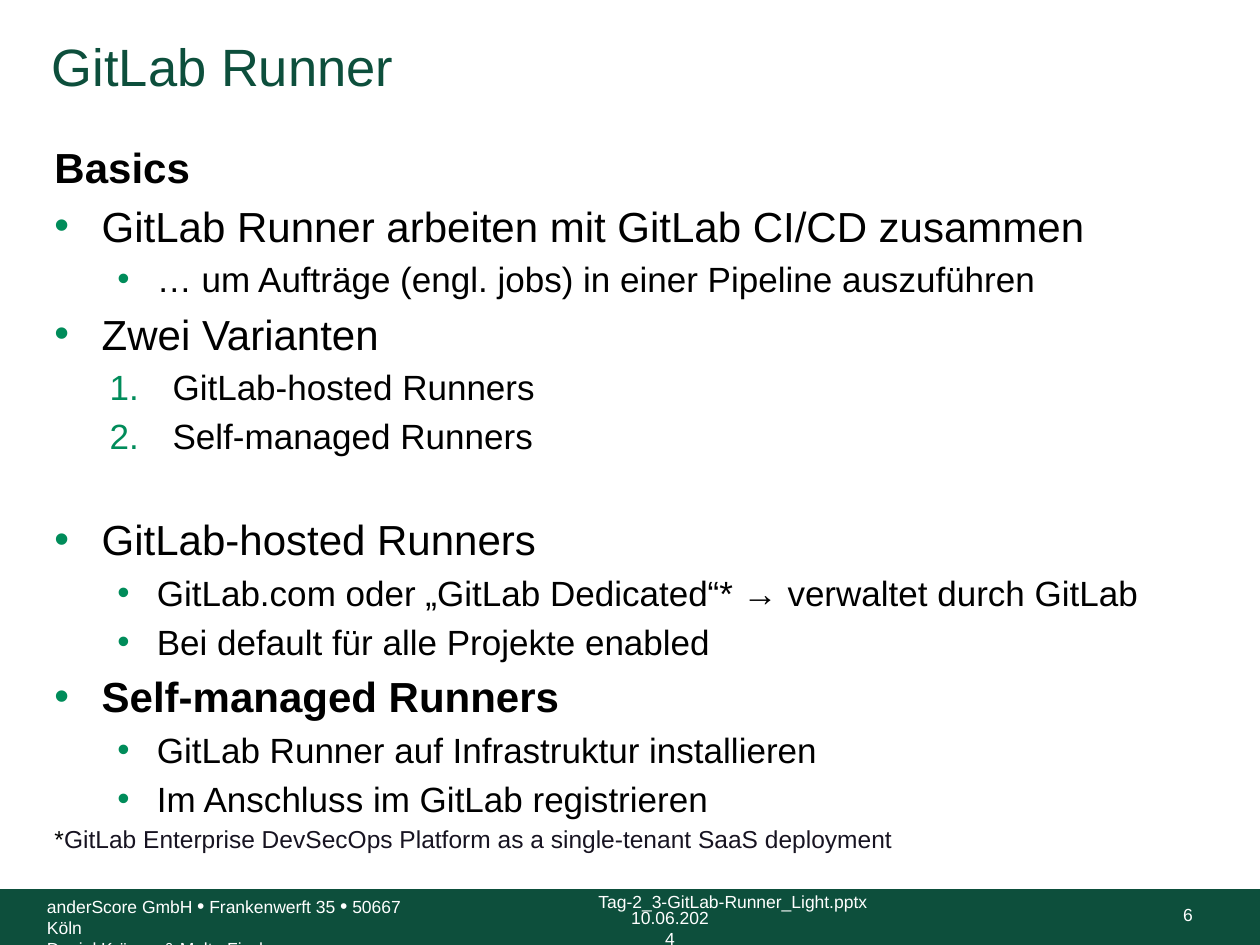
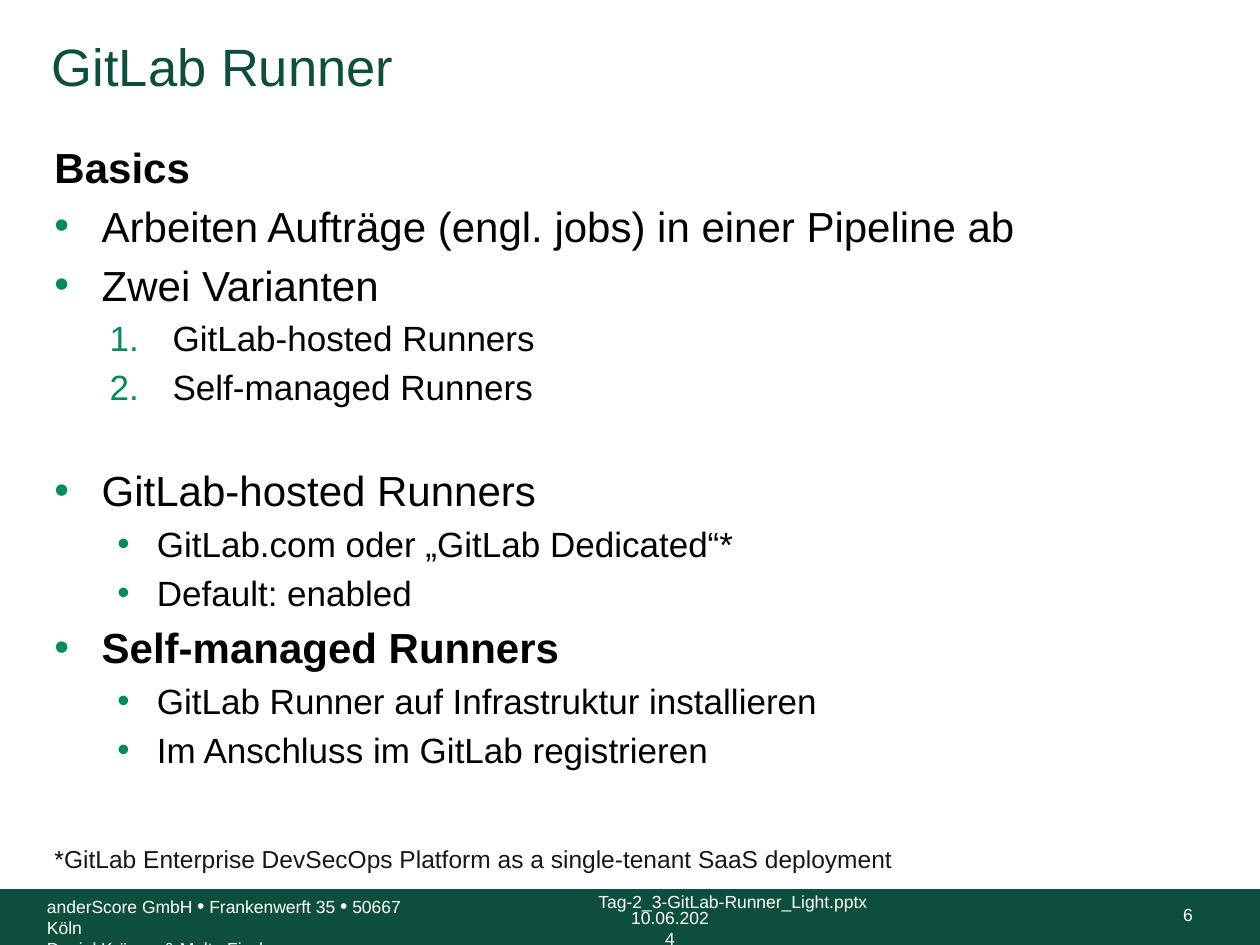
Before and after one commit to anderscore-gmbh/gitlab, a slide deck: slide 6 of slides/Tag-2_3-GitLab-Runner_Light.pptx. Drawn at 1260x945 pixels with LibreOffice and Linux fonts; fonts in the diff are those of the drawing; background and template pictures are left out. Boxes give left, top, right and bottom in pixels: in the first picture for what was removed or moved away, otherwise in the second. Text is boxed around its words. In the diff, an @@ line names an element or a change of style, - is before the commit and + after.

```diff
--- a/slides/Tag-2_3-GitLab-Runner_Light.pptx
+++ b/slides/Tag-2_3-GitLab-Runner_Light.pptx
@@ text at [102,211,1015,250]: text changed; size 20 to 24 pt @@
-• GitLab Runner arbeiten mit GitLab CI/CD zusammen
-  • … um Aufträge (engl. jobs) in einer Pipeline auszuführen
+• Arbeiten Aufträge (engl. jobs) in einer Pipeline ab
@@ text at [157,531,733,607]: text changed @@
-  • GitLab.com oder „GitLab Dedicated“* → verwaltet durch GitLab
-  • Bei default für alle Projekte enabled
+  • GitLab.com oder „GitLab Dedicated“*
+  • Default: enabled
```
Also in this commit, not shown: 67 other slides changed.
